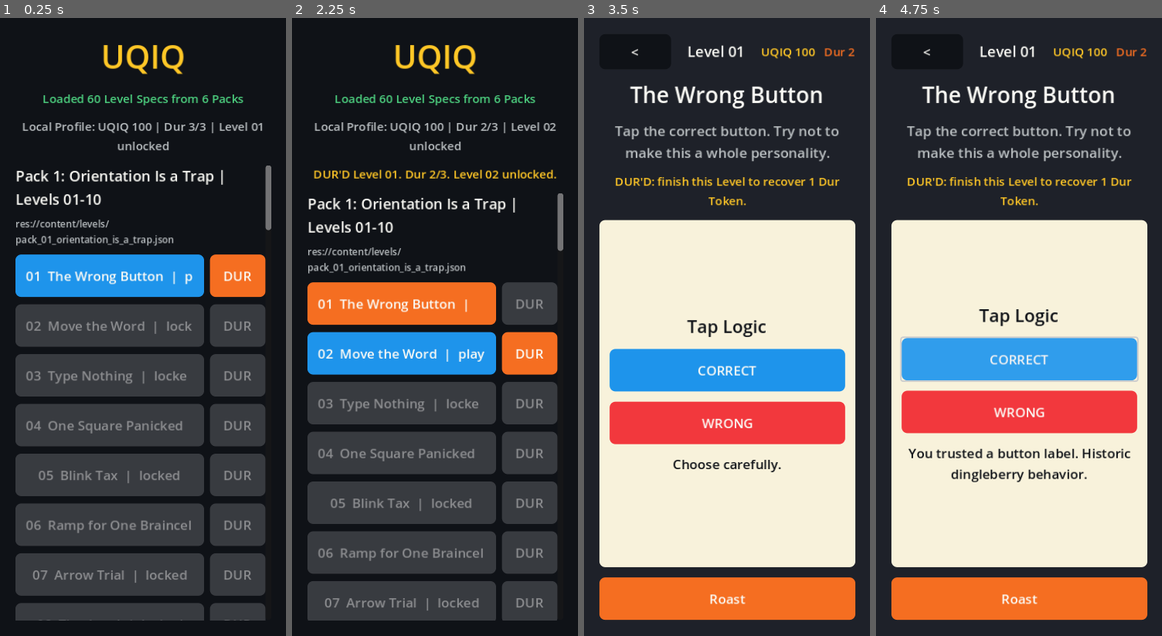
Above: before the commit, frames 1-4 (left to right).
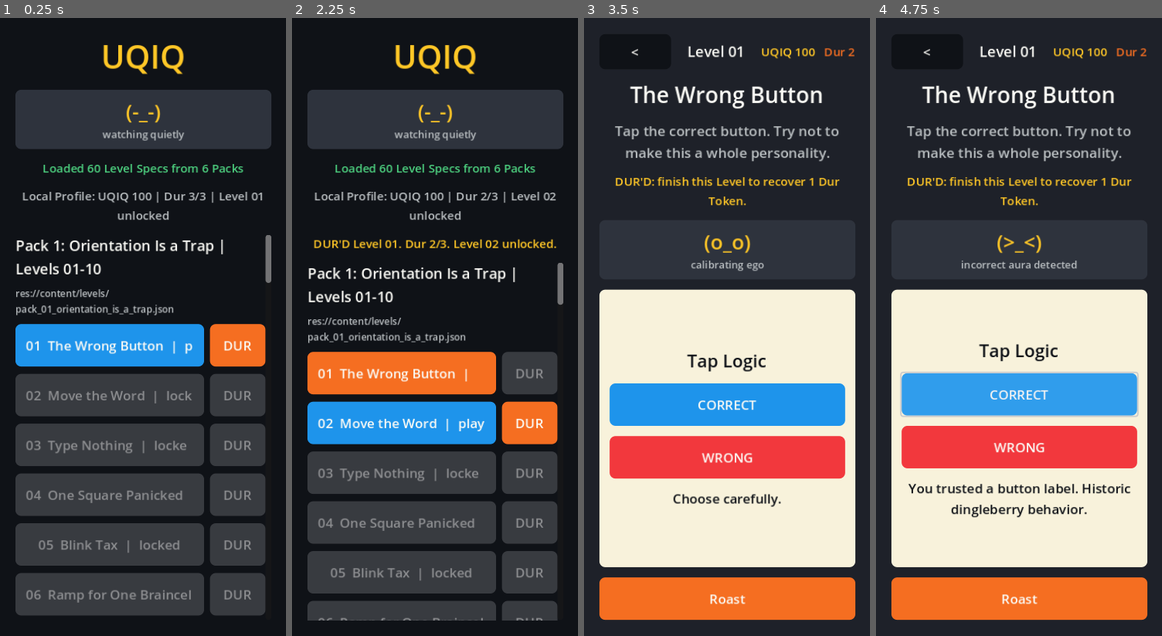
Above: after the commit, the same moments.

Repository: scwlkr/UQIQ
Game: Godot game, scene res://scenes/Main.tscn
Same seed, same stepped clock (60 frames per second), same inputs: the game is played once before the commit and once after it.
Inputs:
- Up to frame 1 (0.25 s): no input
- Up to frame 2 (2.25 s): click "01 The Wrong Button | playable" at 0.5 s; click "<" at 1.25 s; click "DUR" at 2 s
- Up to frame 3 (3.5 s): click "01 The Wrong Button | DUR'D -…" at 2.75 s
- Up to frame 4 (4.75 s): click "CORRECT" at 3.5 s; click "CORRECT" at 4.25 s

The runs differ from the first frame. In frame 1, 40% of the frame differs, in the area x 5-95%, y 11-98%; in frame 2, 43%; in frame 3, 26%; in frame 4, 28%.

Commit message:
Add judge face transitions

Diff:
--- a/scripts/main.gd
+++ b/scripts/main.gd
@@ -40,6 +40,12 @@
 var _last_feedback_kind := ""
 var _feedback_player: AudioStreamPlayer
 var _feedback_generator: AudioStreamGenerator
+var _judge_state := ""
+var _judge_state_counts := {}
+var _judge_face_label: Label
+var _judge_caption_label: Label
+var _transition_counts := {}
+var _last_transition_name := ""
 var _feedback_label: Label
 var _text_input: LineEdit
 var _selected_drag_id := ""
@@ -57,9 +63,11 @@
 
 
 func _show_level_list() -> void:
-	var root := _make_screen(COLOR_INK)
+	_set_judge_state("list")
+	var root := _make_screen(COLOR_INK, "level_list")
 
 	_add_label(root, "UQIQ", 44, COLOR_YELLOW)
+	_add_judge_face(root, _judge_state)
 
 	var packs := _visible_packs()
 	if packs.is_empty():
@@ -278,6 +286,7 @@
 	_tap_count = 0
 	_roast_count = 0
 	_level_started_at_msec = Time.get_ticks_msec()
+	_set_judge_state("start")
 	_last_best_attempt = {}
 	_last_completed_attempt = {}
 	_last_score_result = {}
@@ -288,7 +297,7 @@
 	_memory_input = []
 	_physics_choice = ""
 
-	var root := _make_screen(COLOR_PANEL)
+	var root := _make_screen(COLOR_PANEL, "play_screen")
 
 	var top_bar := HBoxContainer.new()
 	top_bar.size_flags_horizontal = Control.SIZE_EXPAND_FILL
@@ -326,6 +335,7 @@
 	_add_label(root, str(level.get("prompt", "")), 19, COLOR_MUTED)
 	if _profile.is_level_durd(str(level.get("id", ""))):
 		_add_status(root, "DUR'D: finish this Level to recover 1 Dur Token.", COLOR_YELLOW)
+	_add_judge_face(root, _judge_state)
 
 	var stage := PanelContainer.new()
 	stage.size_flags_vertical = Control.SIZE_EXPAND_FILL
@@ -365,6 +375,7 @@
 		return
 
 	_feedback_label.text = _first_roast("failure", "Nope. Your finger has executive dysfunction.")
+	_set_judge_state("fail")
 	_trigger_feedback("fail")
 
 
@@ -391,6 +402,7 @@
 		return
 
 	_feedback_label.text = _first_roast("failure", "Wrong thing, wrong place. Somehow both.")
+	_set_judge_state("fail")
 	_trigger_feedback("fail")
 
 
@@ -416,6 +428,7 @@
 		return
 
 	_feedback_label.text = _first_roast("failure", "The text was a trap and you brought snacks.")
+	_set_judge_state("fail")
 	_trigger_feedback("fail")
 
 
@@ -440,6 +453,7 @@
 		return
 
 	_feedback_label.text = _first_roast("failure", "Pattern detected: you being incorrect.")
+	_set_judge_state("fail")
 	_trigger_feedback("fail")
 
 
@@ -480,6 +494,7 @@
 		return
 
 	_feedback_label.text = _first_roast("failure", "Memory failed. The pixels had one job and so did you.")
+	_set_judge_state("fail")
 	_trigger_feedback("fail")
 
 
@@ -500,11 +515,13 @@
 		return
 
 	_feedback_label.text = _first_roast("failure", "The ball saw your line and requested a different universe.")
+	_set_judge_state("fail")
 	_trigger_feedback("fail")
 
 
 func _handle_roast_action() -> void:
 	_roast_count += 1
+	_set_judge_state("roast")
 	_trigger_feedback("roast")
 	_feedback_label.text = _roast_line("delay", "Roast used. Your dignity is now a renewable resource.", _roast_count - 1)
 
@@ -513,6 +530,7 @@
 	_last_best_attempt = _profile.record_completed_attempt(_current_level, _tap_count, _roast_count, _elapsed_level_seconds())
 	_last_completed_attempt = _profile.last_completed_attempt
 	_last_score_result = _profile.last_score_result
+	_set_judge_state("success")
 	_trigger_feedback("success")
 	if bool(_last_completed_attempt.get("dur_token_recovered", false)):
 		_trigger_feedback("dur_recover")
@@ -520,9 +538,11 @@
 
 
 func _show_score_roastcard() -> void:
-	var root := _make_screen(COLOR_INK)
+	_set_judge_state("score")
+	var root := _make_screen(COLOR_INK, "score_roastcard")
 
 	_add_label(root, "Score Roastcard", 38, COLOR_YELLOW)
+	_add_judge_face(root, _judge_state)
 	_add_label(root, str(_current_level.get("title", "Level complete")), 24, COLOR_TEXT)
 	_add_status(root, "Completed in %d action(s)" % int(_last_completed_attempt.get("action_count", _tap_count)), COLOR_GREEN)
 	if not _last_best_attempt.is_empty():
@@ -584,12 +604,14 @@
 	actions.add_child(list_button)
 
 
-func _make_screen(background_color: Color) -> VBoxContainer:
+func _make_screen(background_color: Color, transition_name: String = "") -> VBoxContainer:
 	for child in get_children():
 		if child == _feedback_player:
 			continue
 		remove_child(child)
 		child.queue_free()
+	_judge_face_label = null
+	_judge_caption_label = null
 
 	var background := ColorRect.new()
 	background.color = background_color
@@ -605,6 +627,7 @@
 	root.offset_bottom = -22
 	root.add_theme_constant_override("separation", 14)
 	add_child(root)
+	_apply_screen_transition(root, transition_name)
 	return root
 
 
@@ -625,6 +648,24 @@
 	label.horizontal_alignment = HORIZONTAL_ALIGNMENT_CENTER
 	parent.add_child(label)
 	return label
+
+
+func _add_judge_face(parent: Node, state: String) -> PanelContainer:
+	var panel := PanelContainer.new()
+	panel.size_flags_horizontal = Control.SIZE_EXPAND_FILL
+	panel.add_theme_stylebox_override("panel", _flat_box(COLOR_PANEL_ALT, 8))
+	parent.add_child(panel)
+
+	var box := VBoxContainer.new()
+	box.alignment = BoxContainer.ALIGNMENT_CENTER
+	box.add_theme_constant_override("separation", 2)
+	panel.add_child(box)
+
+	_judge_face_label = _new_label(_judge_face_text(state), 28, COLOR_YELLOW)
+	box.add_child(_judge_face_label)
+	_judge_caption_label = _new_label(_judge_caption_text(state), 14, COLOR_MUTED)
+	box.add_child(_judge_caption_label)
+	return panel
 
 
 func _new_label(text: String, font_size: int, color: Color) -> Label:
@@ -966,6 +1007,58 @@
 	return "%s: %s (%+d) | %s" % [title, label, delta, detail]
 
 
+func _set_judge_state(state: String) -> void:
+	_judge_state = state
+	_judge_state_counts[state] = int(_judge_state_counts.get(state, 0)) + 1
+	if _judge_face_label != null and is_instance_valid(_judge_face_label):
+		_judge_face_label.text = _judge_face_text(state)
+	if _judge_caption_label != null and is_instance_valid(_judge_caption_label):
+		_judge_caption_label.text = _judge_caption_text(state)
+
+
+func _judge_face_text(state: String) -> String:
+	match state:
+		"start":
+			return "(o_o)"
+		"fail":
+			return "(>_<)"
+		"roast":
+			return "(=_=)"
+		"success":
+			return "(^_^)"
+		"score":
+			return "(O_O)"
+		_:
+			return "(-_-)"
+
+
+func _judge_caption_text(state: String) -> String:
+	match state:
+		"start":
+			return "calibrating ego"
+		"fail":
+			return "incorrect aura detected"
+		"roast":
+			return "roast protocol armed"
+		"success":
+			return "begrudging approval"
+		"score":
+			return "score tribunal convened"
+		_:
+			return "watching quietly"
+
+
+func _apply_screen_transition(root: Control, transition_name: String) -> void:
+	if transition_name.is_empty():
+		return
+	_last_transition_name = transition_name
+	_transition_counts[transition_name] = int(_transition_counts.get(transition_name, 0)) + 1
+	root.modulate = Color(1.0, 1.0, 1.0, 0.92)
+	if is_inside_tree():
+		var tween := create_tween()
+		tween.tween_property(root, "modulate:a", 1.0, 0.08)
+
+
 func _setup_feedback() -> void:
 	if _feedback_player != null:
 		return
--- /dev/null
+++ b/scripts/verify_issue_21_judge_transitions.gd
@@ -0,0 +1,137 @@
+extends SceneTree
+
+const LevelLoaderScript := preload("res://scripts/level_loader.gd")
+const LocalProfileScript := preload("res://scripts/local_profile.gd")
+const MainScene := preload("res://scenes/Main.tscn")
+const TEST_SAVE_PATH := "user://issue_21_judge_profile.json"
+
+var _loader := LevelLoaderScript.new()
+var _pack_set := {}
+var _main: Control
+var _profile: RefCounted
+var _failed := false
+
+
+func _initialize() -> void:
+	_remove_test_save()
+	_pack_set = _loader.load_default_packs()
+	_require(not _pack_set.is_empty(), _loader.last_error)
+	if _failed:
+		return
+
+	_boot_main_scene()
+	if _failed:
+		return
+	_verify_judge_reactions_and_transitions()
+	if _failed:
+		return
+
+	print("Issue #21 Judge Face verification passed: list/play/score transitions, start/fail/Roast/success/score reactions, replay, and Level List navigation remain non-blocking.")
+	_cleanup()
+	quit(0)
+
+
+func _boot_main_scene() -> void:
+	_main = MainScene.instantiate() as Control
+	_require(_main != null, "Main scene could not be instantiated.")
+	_profile = LocalProfileScript.new(TEST_SAVE_PATH)
+	_main.set("_profile", _profile)
+	root.add_child(_main)
+	_main.call("_setup_feedback")
+	_require(_profile.last_error.is_empty(), _profile.last_error)
+
+
+func _verify_judge_reactions_and_transitions() -> void:
+	var level := _level_by_number(1)
+	_main.call("_show_level_list")
+	_require(_transition_count("level_list") >= 1, "Level List should record a screen transition.")
+	_require(_judge_count("list") >= 1, "Level List should show neutral Judge Face state.")
+	_require(_screen_has_label_text("watching quietly"), "Level List should render Judge Face caption.")
+
+	_main.call("_show_play_screen", level)
+	_require(_transition_count("play_screen") >= 1, "Play Screen should record a screen transition.")
+	_require(_judge_count("start") >= 1, "Play Screen should show start Judge Face state.")
+	_require(_screen_has_label_text("calibrating ego"), "Play Screen should render start Judge Face caption.")
+
+	_main.call("_handle_tap_target", "wrong_target")
+	_require(_judge_count("fail") >= 1, "Wrong action should set fail Judge Face state.")
+	_require(_screen_has_label_text("incorrect aura detected"), "Fail Judge Face caption should render.")
+
+	_main.call("_handle_roast_action")
+	_require(_judge_count("roast") >= 1, "Roast action should set Roast Judge Face state.")
+	_require(_screen_has_label_text("roast protocol armed"), "Roast Judge Face caption should render.")
+
+	_main.call("_handle_tap_target", str(_solution(level).get("target_id", "")))
+	_require(_judge_count("success") >= 1, "Completion should record success Judge Face state.")
+	_require(_judge_count("score") >= 1, "Score Roastcard should set score Judge Face state.")
+	_require(_transition_count("score_roastcard") >= 1, "Score Roastcard should record a screen transition.")
+	_require(_screen_has_label_text("score tribunal convened"), "Score Roastcard should render score Judge Face caption.")
+	_require(_profile.is_level_completed(str(level.get("id", ""))), "Judge Face transitions should not block Level completion.")
+
+	_main.call("_show_play_screen", level)
+	_require(_transition_count("play_screen") >= 2, "Replay should return to Play Screen through the transition hook.")
+	_require(_judge_count("start") >= 2, "Replay should reset Judge Face to start state.")
+
+	_main.call("_show_level_list")
+	_require(_transition_count("level_list") >= 2, "Level List navigation should remain available after Score Roastcard.")
+	_require(_screen_has_label_text("UQIQ"), "Level List should still render after transition hooks.")
+
+
+func _transition_count(name: String) -> int:
+	var counts := _dictionary_from(_main.get("_transition_counts"))
+	return int(counts.get(name, 0))
+
+
+func _judge_count(name: String) -> int:
+	var counts := _dictionary_from(_main.get("_judge_state_counts"))
+	return int(counts.get(name, 0))
+
+
+func _screen_has_label_text(text: String) -> bool:
+	return _node_has_label_text(_main, text)
+
+
+func _node_has_label_text(node: Node, text: String) -> bool:
+	if node is Label and str(node.text).contains(text):
+		return true
+	for child in node.get_children():
+		if _node_has_label_text(child, text):
+			return true
+	return false
+
+
+func _level_by_number(level_number: int) -> Dictionary:
+	var level := _loader.find_level_by_number(_pack_set, level_number)
+	_require(not level.is_empty(), "Level %d should exist in default packs." % level_number)
+	return level
+
+
+func _solution(level: Dictionary) -> Dictionary:
+	return _dictionary_from(level.get("solution", {}))
+
+
+func _dictionary_from(value: Variant) -> Dictionary:
+	if typeof(value) == TYPE_DICTIONARY:
+		return value
+	return {}
+
+
+func _require(condition: bool, message: String) -> void:
+	if condition:
+		return
+
+	push_error(message)
+	_failed = true
+	_cleanup()
+	quit(1)
+
+
+func _cleanup() -> void:
+	if _main != null:
+		_main.queue_free()
+	_remove_test_save()
+
+
+func _remove_test_save() -> void:
+	if FileAccess.file_exists(TEST_SAVE_PATH):
+		DirAccess.remove_absolute(ProjectSettings.globalize_path(TEST_SAVE_PATH))
Not shown, added: scripts/verify_issue_21_judge_transitions.gd.uid
Not shown, changed: README.md
Not shown, changed: docs/RELEASE_STATUS.md
